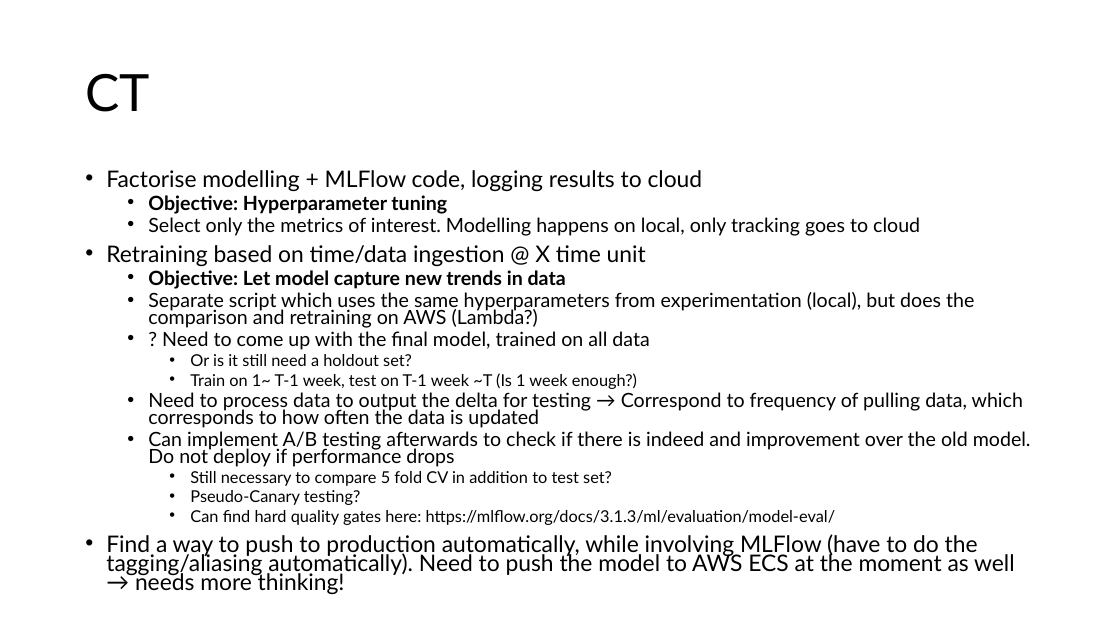
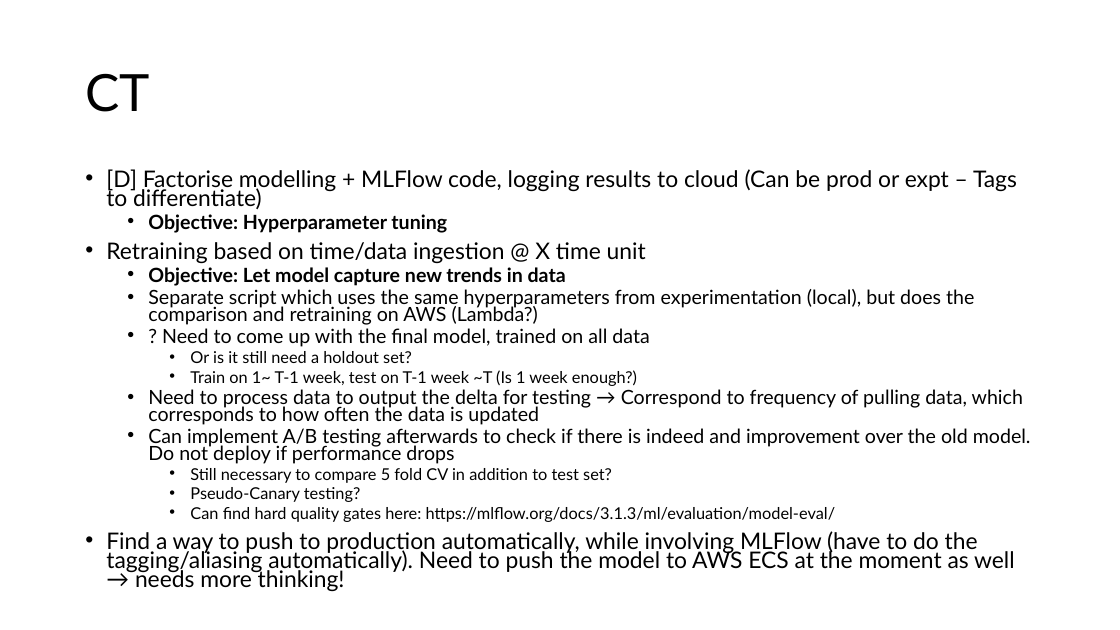
Before and after one commit to ziyu-toh/hdb-resale-prediction, a slide deck: slide 9 of docs/Architecture Overview.pptx (slide 8 before the commit). Drawn at 1120x630 pixels with LibreOffice and Linux fonts; fonts in the diff are those of the drawing. Boxes give left, top, right and bottom in pixels: in the first picture for what was removed or moved away, otherwise in the second. Text is boxed around its words. In the diff, an @@ line names an element or a change of style, - is before the commit and + after.

```diff
--- a/docs/Architecture Overview.pptx
+++ b/docs/Architecture Overview.pptx
@@ text at bbox=[106, 169, 1017, 209]: text changed @@
-• Factorise modelling + MLFlow code, logging results to cloud
+• [D] Factorise modelling + MLFlow code, logging results to cloud (Can be prod or expt – Tags to differentiate)
@@ text at bbox=[148, 217, 920, 236]: paragraph removed @@
-  • Select only the metrics of interest. Modelling happens on local, only tracking goes to cloud
```
Also in this commit, not shown: 5 other slides changed, 2 slides added, 2 slides removed, 4 other files.
